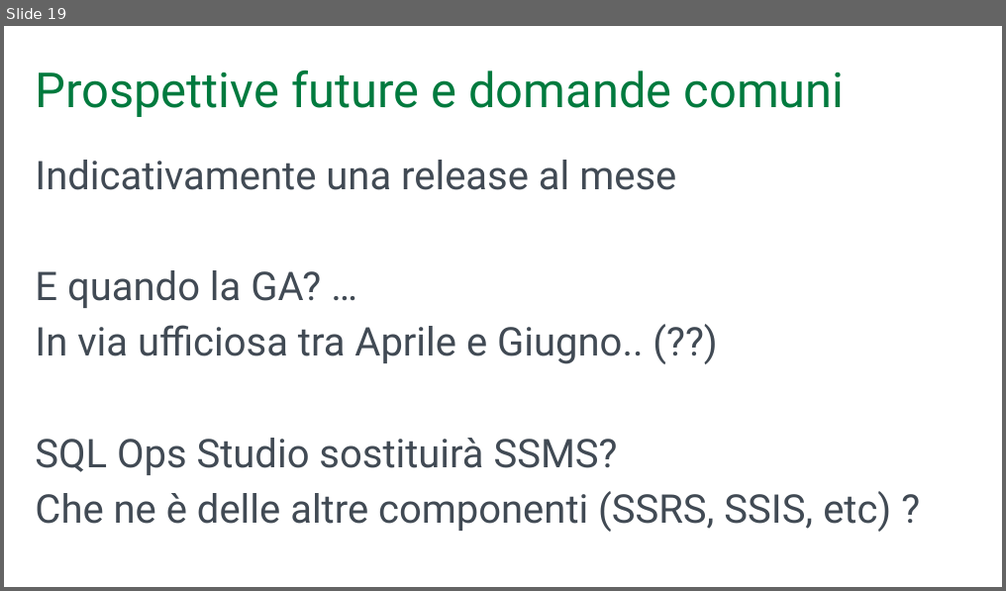
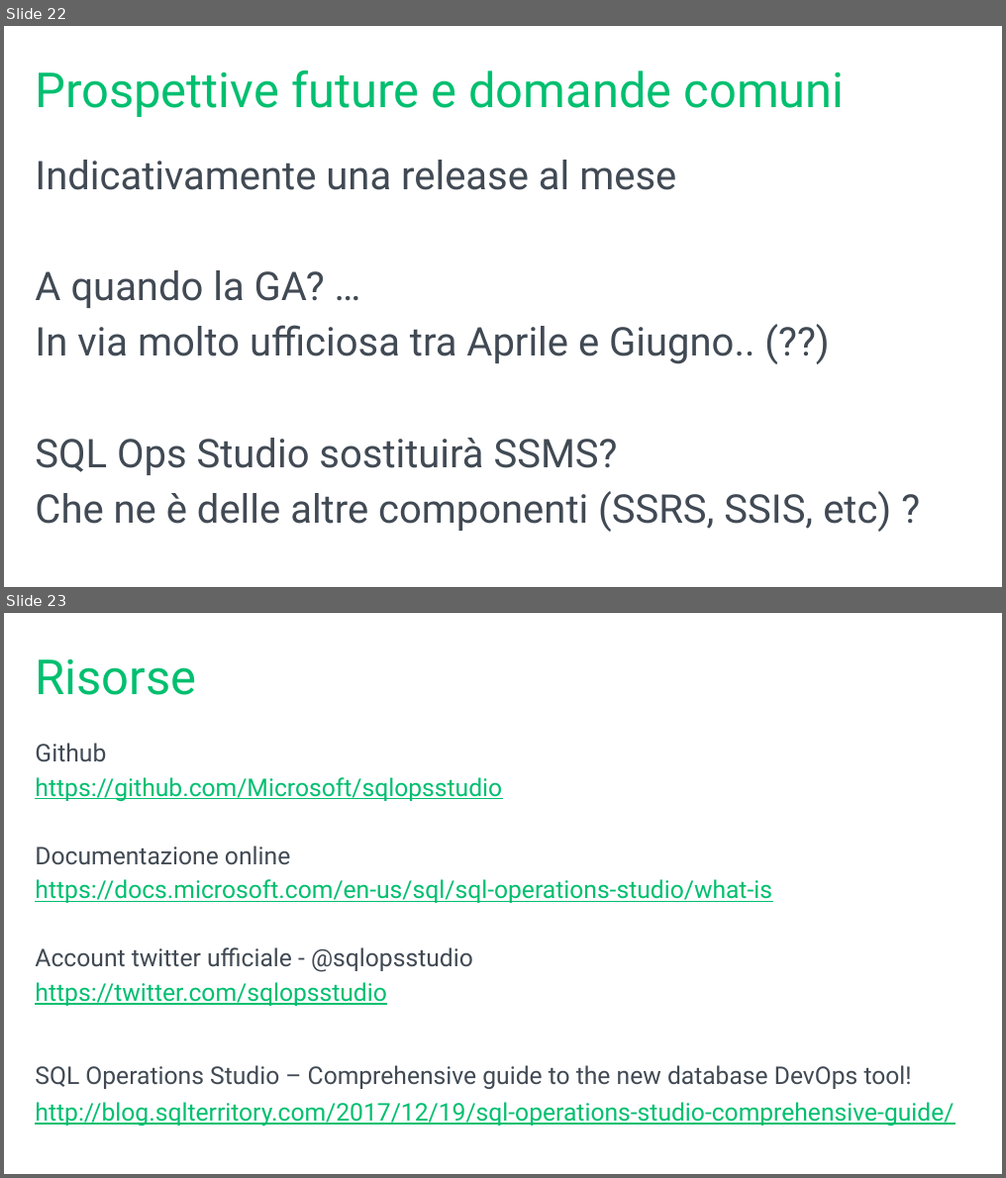
Before and after one commit to mrg3d/demo-opsstudio-repo, a slide deck: Introducing SQL Operations Studio.pptx. Shown one above the other, each under a label of ours: slide 19 before the commit, slides 22 and 23 after it. The pictures are 1006x591 and 1006x1178 pixels, drawn with LibreOffice and Linux fonts; fonts in the diff are those of the drawing; background and template pictures are left out. Boxes give left, top, right and bottom in pixels: in the first picture for what was removed or moved away, otherwise in the second. Text is boxed around its words. In the diff, an @@ line names an element or a change of style, - is before the commit and + after.

```diff
--- a/Introducing SQL Operations Studio.pptx
+++ b/Introducing SQL Operations Studio.pptx
@@ slide 23 added at box(4, 613, 1002, 1174), background #FFFFFF @@
@@ title added at box(36, 660, 197, 695), 44 pt, text #00BF6F @@
+Risorse
@@ text added at box(35, 743, 953, 1127), 22.2 pt, text #00BF6F, underline @@
+Github
+https://github.com/Microsoft/sqlopsstudio
+Documentazione online
+https://docs.microsoft.com/en-us/sql/sql-operations-studio/what-is
+Account twitter ufficiale - @sqlopsstudio
+https://twitter.com/sqlopsstudio
+SQL Operations Studio – Comprehensive guide to the new database DevOps tool!
+http://blog.sqlterritory.com/2017/12/19/sql-operations-studio-comprehensive-guide/
@@ what was slide 19 is now slide 22 @@
@@ slide 22 changed as well @@
@@ title "Prospettive future e domande comuni" at box(36, 71, 845, 117): text colour #007A3E to #00BF6F @@
@@ text at box(35, 271, 754, 365): text changed @@
-E quando la GA? …
-In via ufficiosa tra Aprile e Giugno.. (??)
+A quando la GA? …
+In via molto ufficiosa tra Aprile e Giugno.. (??)
```
Also in this commit, not shown: 16 other slides changed, 7 other slides added, 4 slides removed.
